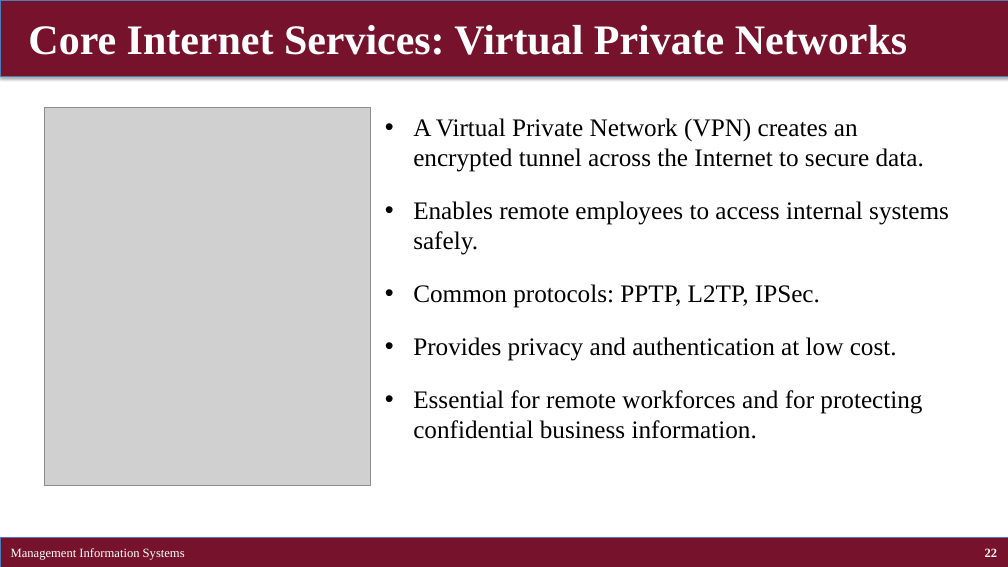
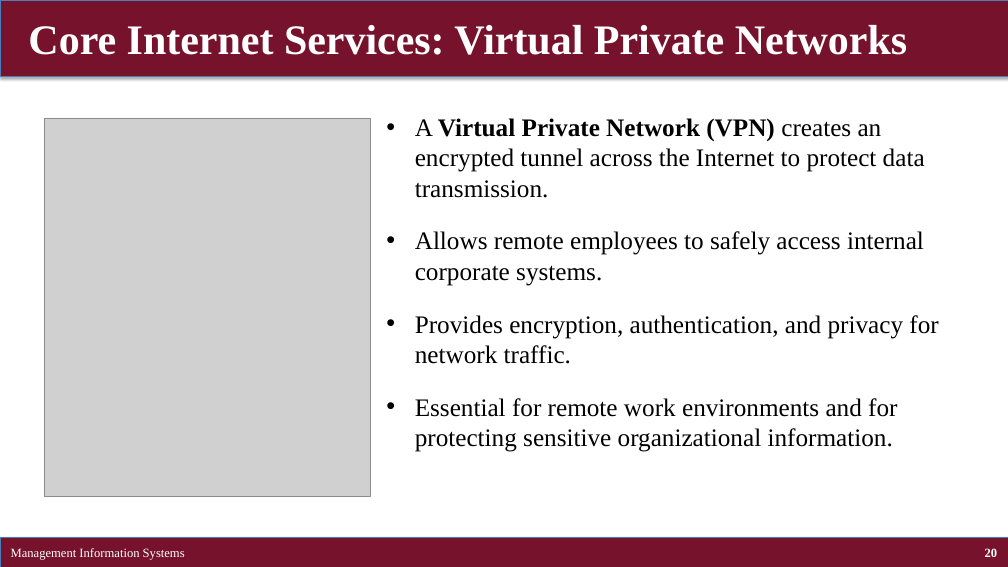
Before and after one commit to brianhwpark/brianhwpark.github.io, a slide deck: slide 20 of files/teaching-resources/concordiacollege-busn-315/busn-315-lecture-note/busn315-ch07.pptx (slide 22 before the commit). Drawn at 1008x567 pixels with LibreOffice and Linux fonts; fonts in the diff are those of the drawing; grey boxes stand for pictures. Boxes give left, top, right and bottom in pixels: in the first picture for what was removed or moved away, otherwise in the second. Text is boxed around its words. In the diff, an @@ line names an element or a change of style, - is before the commit and + after.

```diff
--- a/files/teaching-resources/concordiacollege-busn-315/busn-315-lecture-note/busn315-ch07.pptx
+++ b/files/teaching-resources/concordiacollege-busn-315/busn-315-lecture-note/busn315-ch07.pptx
@@ picture moved from (x1=45, y1=107, x2=371, y2=485) to (x1=45, y1=118, x2=371, y2=496) @@
@@ text at (x1=415, y1=118, x2=938, y2=452): text changed @@
-• A Virtual Private Network (VPN) creates an encrypted tunnel across the Internet to secure data.
-• Enables remote employees to access internal systems safely.
-• Common protocols: PPTP, L2TP, IPSec.
-• Provides privacy and authentication at low cost.
-• Essential for remote workforces and for protecting confidential business information.
+• A Virtual Private Network (VPN) creates an encrypted tunnel across the Internet to protect data transmission.
+• Allows remote employees to safely access internal corporate systems.
+• Provides encryption, authentication, and privacy for network traffic.
+• Essential for remote work environments and for protecting sensitive organizational information.
@@ page number at (x1=985, y1=548, x2=998, y2=557): text changed @@
-22
+20
```
Also in this commit, not shown: 16 other slides changed, 1 slide added, 3 slides removed, 1 other file.
